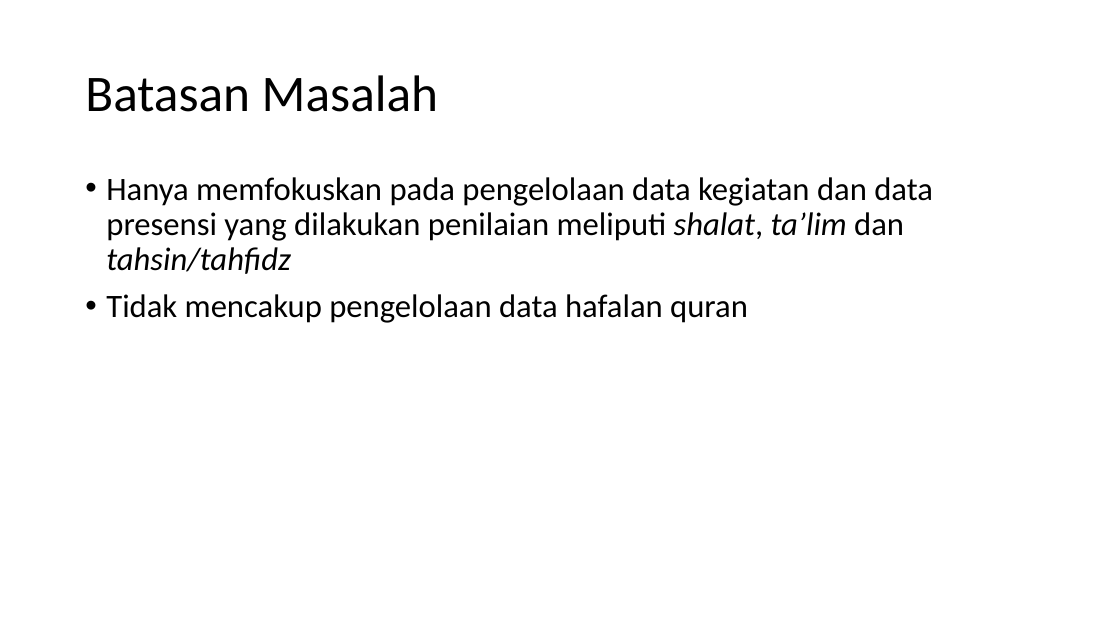
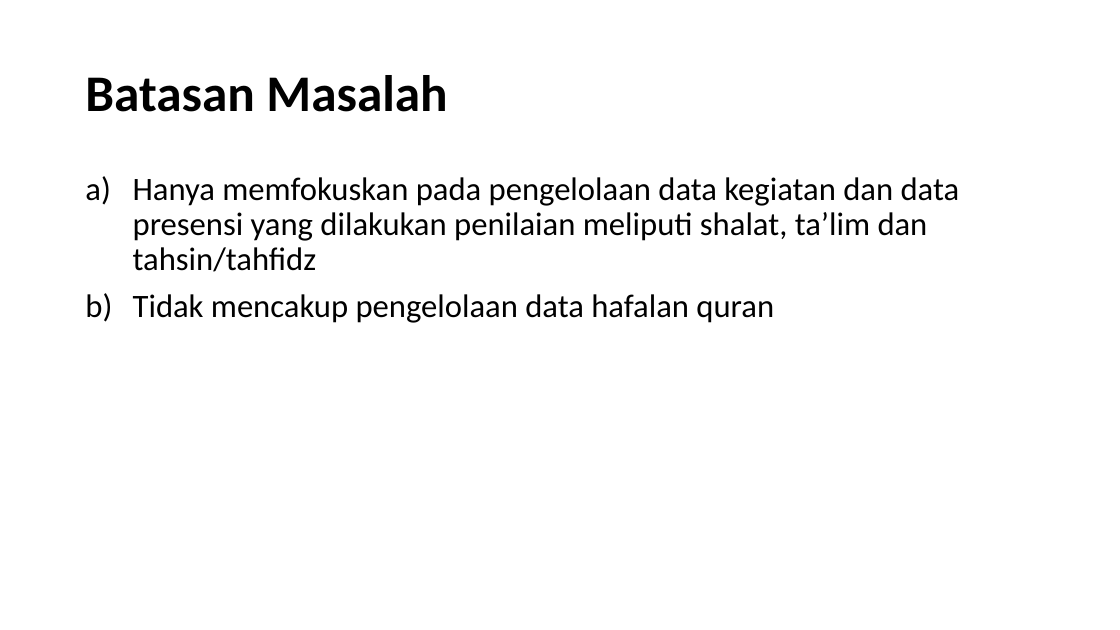
Before and after one commit to YodiYanwar/MY_SKRIPSI, a slide deck: slide 8 of Presentasi.pptx (slide 9 before the commit). Drawn at 1120x630 pixels with LibreOffice and Linux fonts; fonts in the diff are those of the drawing. Boxes give left, top, right and bottom in pixels: in the first picture for what was removed or moved away, otherwise in the second. Text is boxed around its words. In the diff, an @@ line names an element or a change of style, - is before the commit and + after.

```diff
--- a/Presentasi.pptx
+++ b/Presentasi.pptx
@@ title "Batasan Masalah" at box(85, 75, 447, 112): bold on @@
@@ text "Hanya memfokuskan pada pengelolaan data ..." at box(133, 177, 960, 323): italic off in "shalat, ta’lim tahsin/tahfidz"; bullet • to a) @@
```
Also in this commit, not shown: 13 other slides changed, 3 slides added, 2 slides removed, 15 other files.
